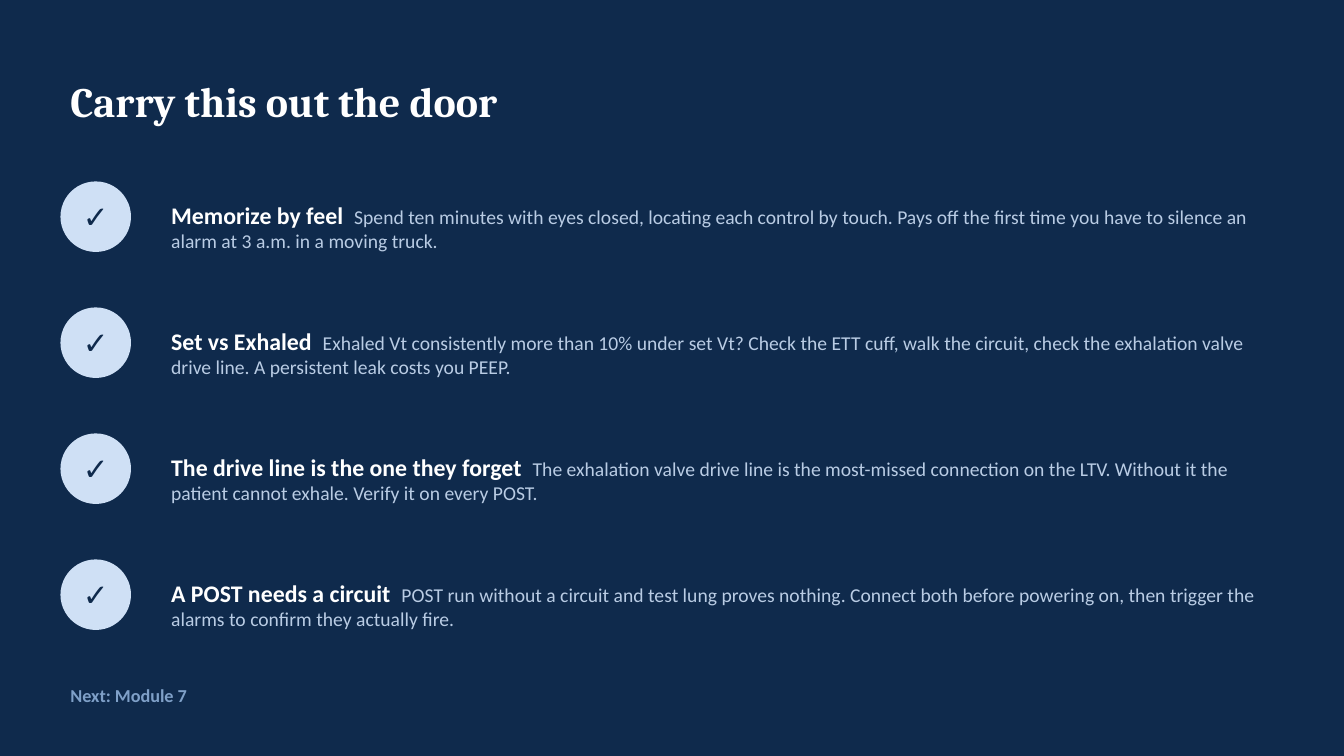
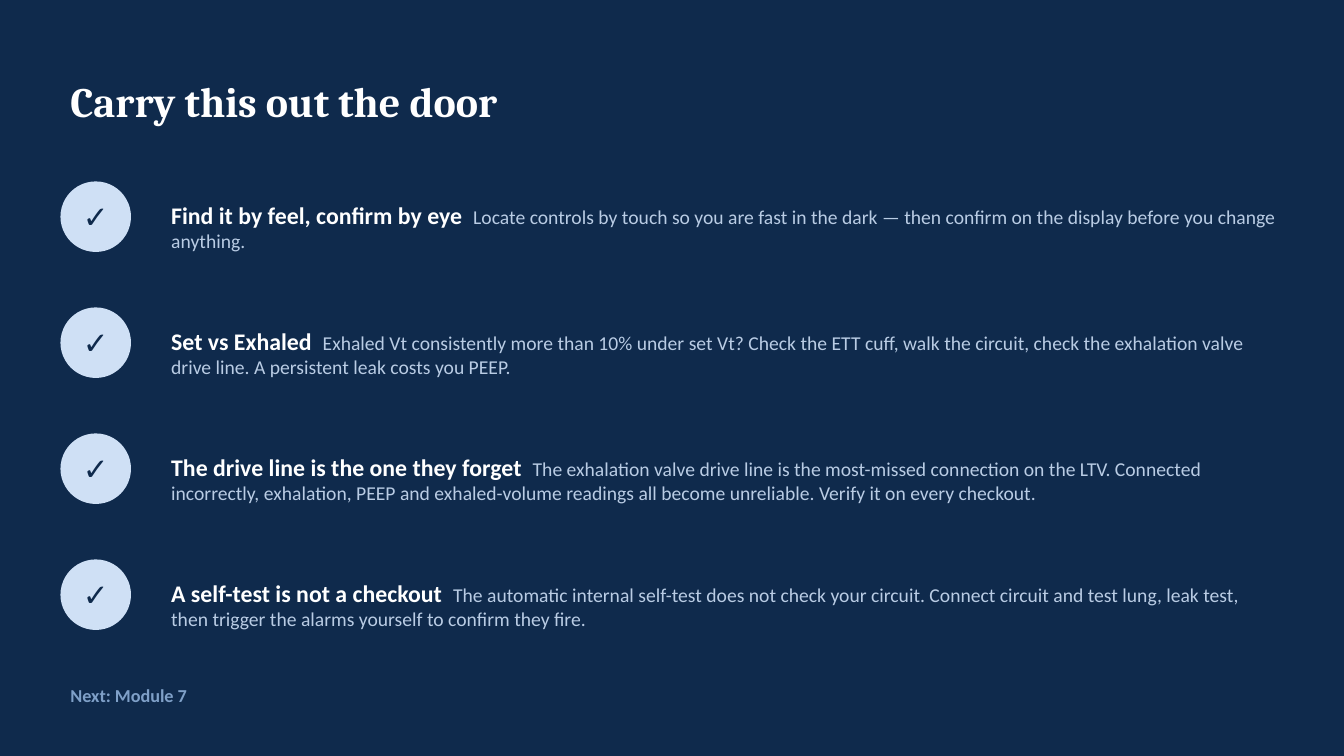
Before and after one commit to amr-kc-protocols/CES, a slide deck: slide 85 of public/decks/ventilator-academy-full-course.pptx. Drawn at 1344x756 pixels with LibreOffice and Linux fonts; fonts in the diff are those of the drawing. Boxes give left, top, right and bottom in pixels: in the first picture for what was removed or moved away, otherwise in the second. Text is boxed around its words. In the diff, an @@ line names an element or a change of style, - is before the commit and + after.

```diff
--- a/public/decks/ventilator-academy-full-course.pptx
+++ b/public/decks/ventilator-academy-full-course.pptx
@@ text at [171,207,1275,252]: text changed @@
-Memorize by feel Spend ten minutes with eyes closed, locating each control by touch. Pays off the first time you have to silence an alarm at 3 a.m. in a moving truck.
+Find it by feel, confirm by eye Locate controls by touch so you are fast in the dark — then confirm on the display before you change anything.
@@ text at [171,459,1201,504]: text changed @@
-The drive line is the one they forget The exhalation valve drive line is the most-missed connection on the LTV. Without it the patient cannot exhale. Verify it on every POST.
+The drive line is the one they forget The exhalation valve drive line is the most-missed connection on the LTV. Connected incorrectly, exhalation, PEEP and exhaled-volume readings all become unreliable. Verify it on every checkout.
@@ text at [171,585,1238,630]: text changed @@
-A POST needs a circuit POST run without a circuit and test lung proves nothing. Connect both before powering on, then trigger the alarms to confirm they actually fire.
+A self-test is not a checkout The automatic internal self-test does not check your circuit. Connect circuit and test lung, leak test, then trigger the alarms yourself to confirm they fire.
```
Also in this commit, not shown: 27 other slides changed, 2 slides added.
